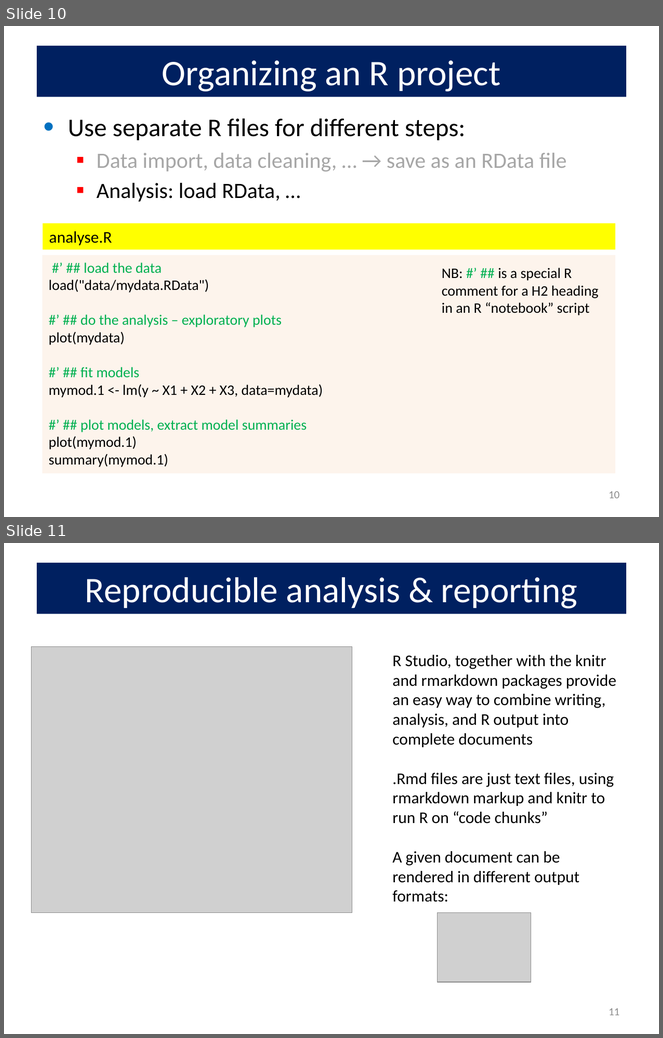
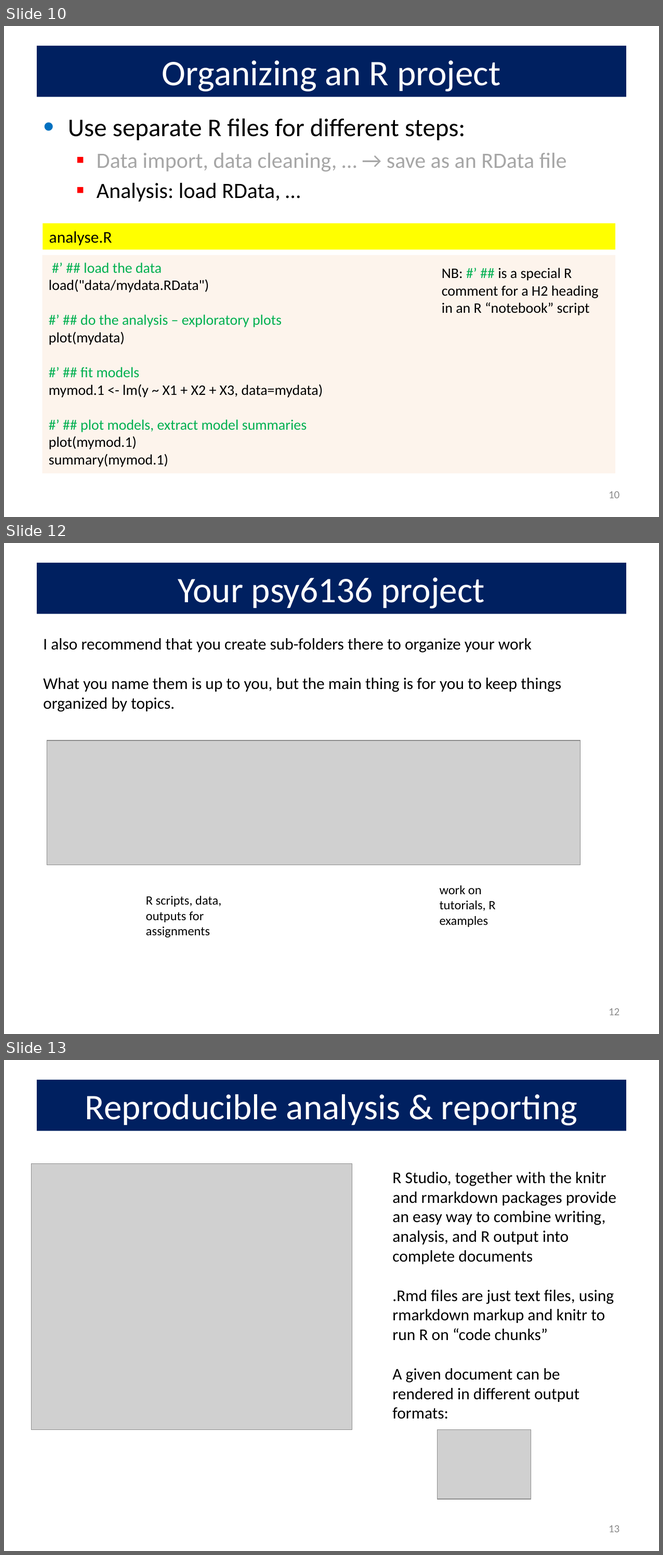
Before and after one commit to friendly/psy6136, a slide deck: lectures/RStudio.pptx. Shown one above the other, each under a label of ours: slides 10 and 11 before the commit, slides 10, 12 and 13 after it; the slides between them are not shown. The pictures are 663x1038 and 663x1555 pixels, drawn with LibreOffice and Linux fonts; fonts in the diff are those of the drawing; grey boxes stand for pictures. Boxes give left, top, right and bottom in pixels: in the first picture for what was removed or moved away, otherwise in the second. Text is boxed around its words. In the diff, an @@ line names an element or a change of style, - is before the commit and + after.

```diff
--- a/lectures/RStudio.pptx
+++ b/lectures/RStudio.pptx
@@ slide 12 added at (4,543,659,1034), background #FFFFFF @@
@@ title added at (37,563,626,614), fill #002060, 39.6 pt, text #FFFFFF @@
+Your psy6136 project
@@ text added at (43,638,561,712), 18 pt, text #000000 @@
+I also recommend that you create sub-folders there to organize your work
+What you name them is up to you, but the main thing is for you to keep things organized by topics.
@@ picture added at (47,741,581,865) @@
@@ text added at (440,886,495,927), 14 pt, text #000000 @@
+work on tutorials, R examples
@@ text added at (146,896,221,938), 14 pt, text #000000 @@
+R scripts, data, outputs for assignments
@@ page number added at (609,1008,620,1016), 12 pt, text #8C8C8C @@
+12
@@ what was slide 11 is now slide 13 @@
@@ page number at (609,1525,620,1533): text changed @@
-11
+13
```
Also in this commit, not shown: 2 slides changed, 1 other slide added, 3 other files.
